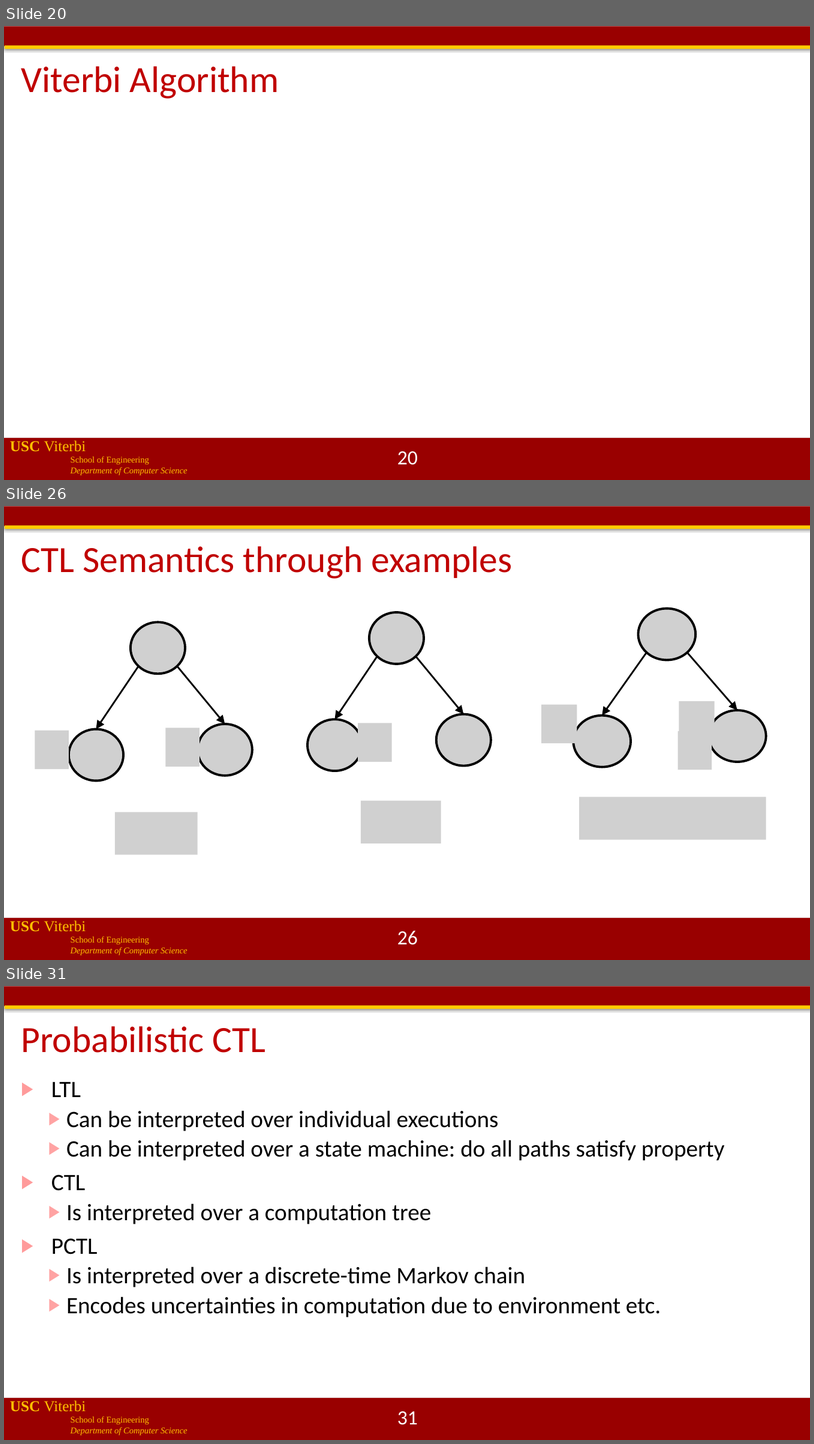
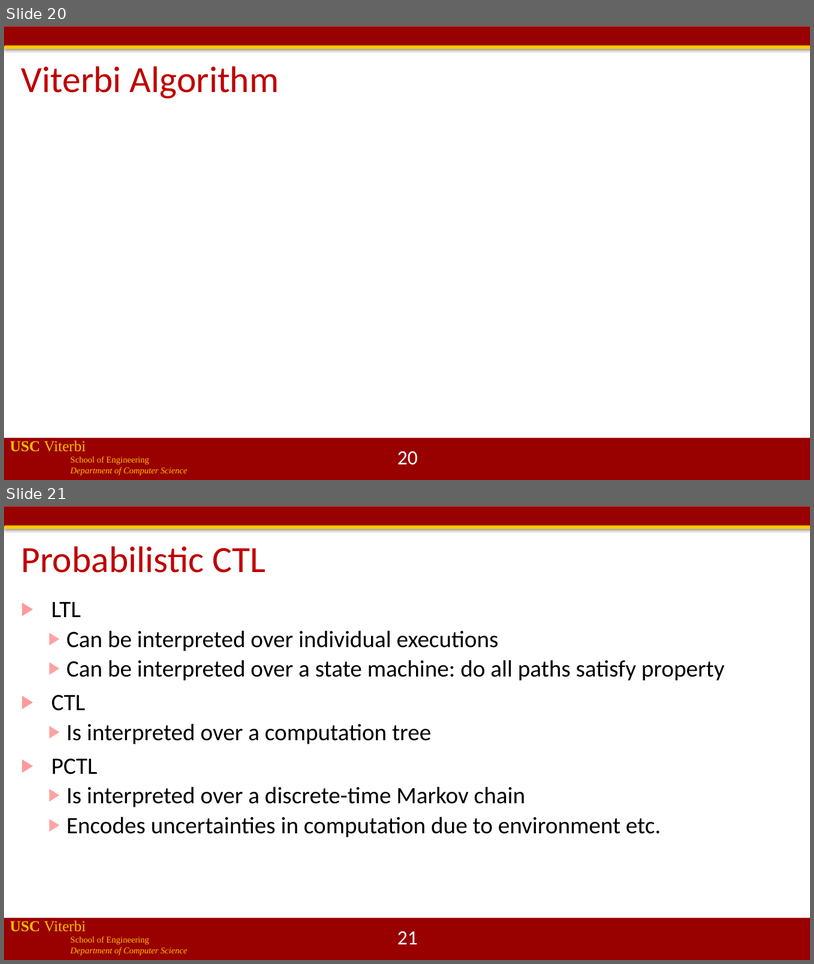
Before and after one commit to jdeshmukh/jdeshmukh.github.io, a slide deck: teaching/cs513slides/lecture9-Probabilistic-Models.pptx. Shown one above the other, each under a label of ours: slides 20, 26 and 31 before the commit, slides 20 and 21 after it; the slides between them are not shown. The pictures are 814x1444 and 814x964 pixels, drawn with LibreOffice and Linux fonts; fonts in the diff are those of the drawing; grey boxes stand for pictures; background and template pictures are left out. Boxes give left, top, right and bottom in pixels: in the first picture for what was removed or moved away, otherwise in the second. Text is boxed around its words. In the diff, an @@ line names an element or a change of style, - is before the commit and + after.

```diff
--- a/teaching/cs513slides/lecture9-Probabilistic-Models.pptx
+++ b/teaching/cs513slides/lecture9-Probabilistic-Models.pptx
@@ slide 26 removed at (4,506,810,960), background #FFFFFF; not listed: 4 template elements that a slide beside it also shows @@
@@ title removed at (21,546,513,579) @@
-CTL Semantics through examples
@@ picture removed at (680,702,716,740) @@
@@ picture removed at (678,731,713,770) @@
@@ group removed at (35,622,252,855): 6 pictures, 2 arrows @@
@@ group removed at (308,612,491,844): 5 pictures, 2 arrows @@
@@ group removed at (542,608,767,840): 5 pictures, 2 arrows @@
@@ page number removed at (398,930,418,945) @@
-26
@@ what was slide 31 is now slide 21 @@
@@ page number at (398,931,418,944): text changed @@
-31
+21
```
Also in this commit, not shown: 4 slides changed, 9 other slides removed.
